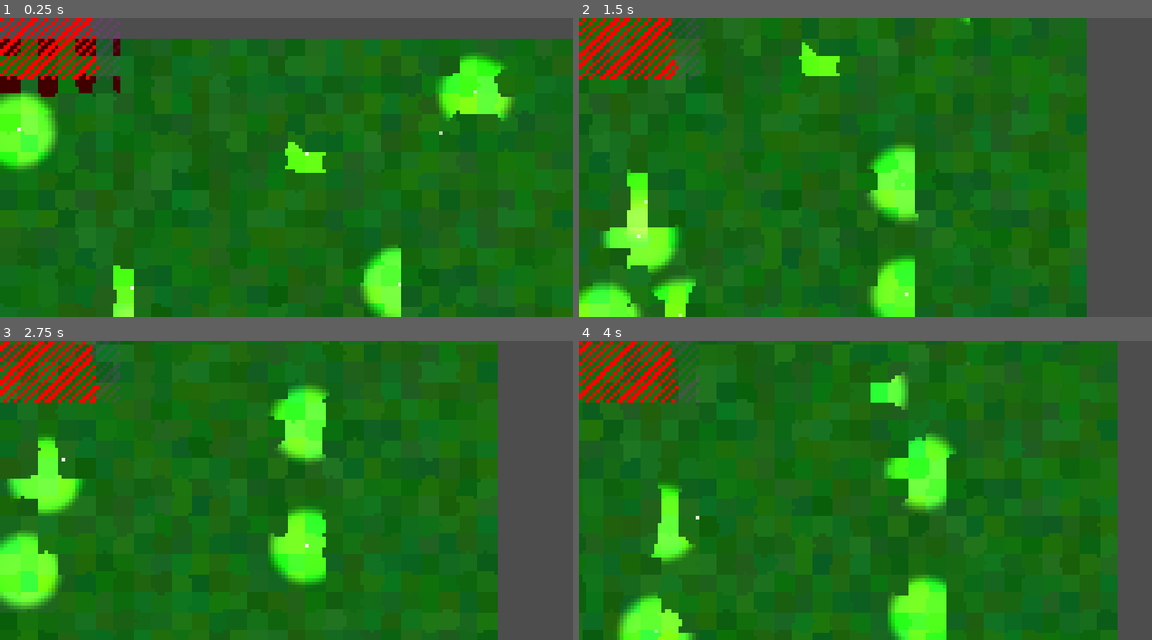
Above: before the commit, frames 1-4 (two rows, left to right).
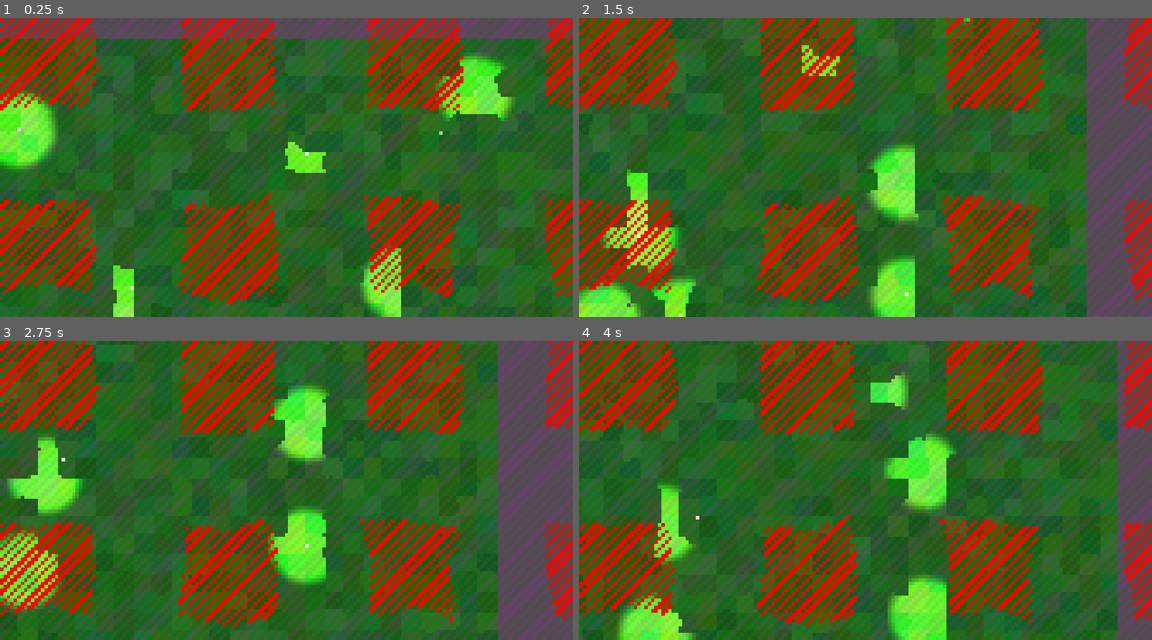
Above: after the commit, the same moments.

Repository: vincent-woelfer/dwarfs-diamonds
Game: Godot game, scene res://scenes/root.tscn
The game is run twice, just before and just after one commit, with the same random seed, the same clock (stepped at 60 frames per second) and the same inputs.
Inputs:
- Up to frame 1 (0.25 s): no input
- Up to frame 2 (1.5 s): hold Right (ui_right) 0.53-1.28 s; hold S (cam_move_down) 0.53-1.28 s; hold Down (ui_down) from 1.28 s (still down); tap A (cam_move_left) at 1.35 s
- Up to frame 3 (2.75 s): release Down (ui_down) at 2.03 s; hold Right (ui_right) from 2.03 s (still down); hold D (cam_move_right) from 2.03 s (still down)
- Up to frame 4 (4 s): release Right (ui_right) at 2.78 s; release D (cam_move_right) at 2.78 s; hold Up (ui_up) 2.78-3.53 s; tap W (cam_move_up) at 2.85 s; hold Left (ui_left) from 3.53 s (still down); hold S (cam_move_down) from 3.53 s (still down)

The runs differ from the first frame. In frame 1, 42% of the frame differs, in the area x 0-100%, y 0-100%; in frame 2, 41%; in frame 3, 41%; in frame 4, 41%.

Commit message:
update all sizes on window size change

Diff:
--- a/scenes/root.tscn
+++ b/scenes/root.tscn
@@ -50,4 +50,5 @@
 material = SubResource("ShaderMaterial_sqa0i")
 
 [node name="DebugStencilViewportDisplay" type="TextureRect" parent="."]
+visible = false
 texture = SubResource("ViewportTexture_jh1ax")
--- a/src/Camera.gd
+++ b/src/Camera.gd
@@ -10,15 +10,11 @@
 var level_size: Vector2 = Global.CELL_SIZE_VEC * Vector2(Global.LEVEL_WIDTH, Global.LEVEL_HEIGHT)
 var margin_cells: int = 4
 
-
-var viewport_size: Vector2 = Vector2.ZERO # Set in _ready
-
 # Called when the node enters the scene tree for the first time.
 func _ready() -> void:
 	# Get the visible screen size (in world units)
-	viewport_size = get_viewport_rect().size / zoom
-
 	# Start centered on horizonal axis
+	var viewport_size: Vector2 = get_viewport_rect().size / zoom
 	position.x = level_size.x * 0.5
 	position.y = viewport_size.y * 0.5 - Global.CELL_SIZE
 	_clamp_to_level()
@@ -45,7 +41,8 @@
 
 
 func _clamp_to_level() -> void:
-	var viewport_half := viewport_size * 0.5
+	# Get the visible screen size (in world units)
+	var viewport_half := get_viewport_rect().size / zoom * 0.5
 	var margin := margin_cells * Global.CELL_SIZE
 	position.x = clamp(position.x, viewport_half.x - margin, level_size.x - viewport_half.x + margin)
 	position.y = clamp(position.y, viewport_half.y - margin, level_size.y - viewport_half.y + margin)
--- a/src/PostProcessCanvasLayer.gd
+++ b/src/PostProcessCanvasLayer.gd
@@ -8,7 +8,9 @@
 
 func _ready() -> void:
     color_rect.position = Vector2.ZERO
-    color_rect.size = get_tree().root.size # Windows size
+    color_rect.size = get_viewport().get_visible_rect().size # Windows size
 
-    print("PostProcessCanvasLayer Viewport: ", get_viewport())
-    print("PostProcessCanvasLayer ColorRect Size: ", color_rect.size)
+
+func update_size(new_size: Vector2) -> void:
+    color_rect.size = new_size
+    # print("Updated PostProcessCanvasLayer ColorRect Size to: ", color_rect.size)
--- a/src/StencilViewport.gd
+++ b/src/StencilViewport.gd
@@ -18,11 +18,13 @@
 	# Size
 	self.size = window.size
 
-	# color_rect.size = self.size
 
-	print("Window size: ", window.size)
-	print("Stencil Viewport size: ", self.size)
 
 
 func _process(delta: float) -> void:
 	pass
+
+
+func update_size(new_size: Vector2) -> void:
+	self.size = new_size
+	# print("Updated Stencil-Viewport-Size to: ", self.size)
--- a/src/autoloads/Global.gd
+++ b/src/autoloads/Global.gd
@@ -13,6 +13,9 @@
 # Aspect setting "keep-width" = width is constant (3840), height changes with aspect ratio
 # Aspect setting "expand" = both width and height change with aspect ratio. Both will never be smaller than the base size (3840x2160),
 # one will always be larger or exact base size.
+
+@onready var post_process_canvas_layer: PostProcessCanvasLayer = get_tree().root.get_node("root/PostProcessCanvasLayer")
+@onready var stencil_viewport: StencilViewport = get_tree().root.get_node("root/StencilViewport")
 
 func _ready() -> void:
 	get_viewport().connect("size_changed", Callable(self, "_on_window_size_changed"))
@@ -42,4 +45,10 @@
 # React to window size changes
 func _on_window_size_changed() -> void:
 	var size: Vector2i = get_viewport().get_visible_rect().size
-	print("Resized to: ", size)
+	print("Updated Window Size to: ", size)
+
+	if post_process_canvas_layer:
+		post_process_canvas_layer.update_size(size)
+
+	if stencil_viewport:
+		stencil_viewport.update_size(size)
